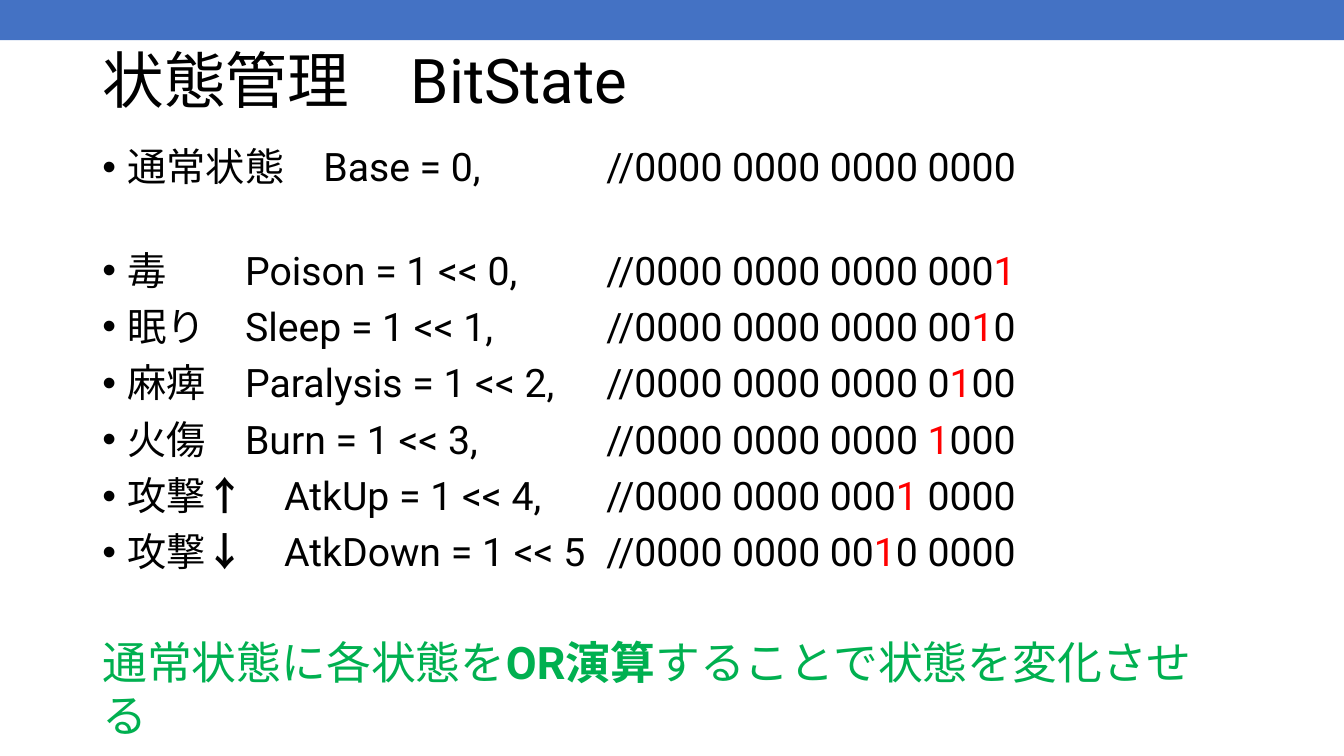
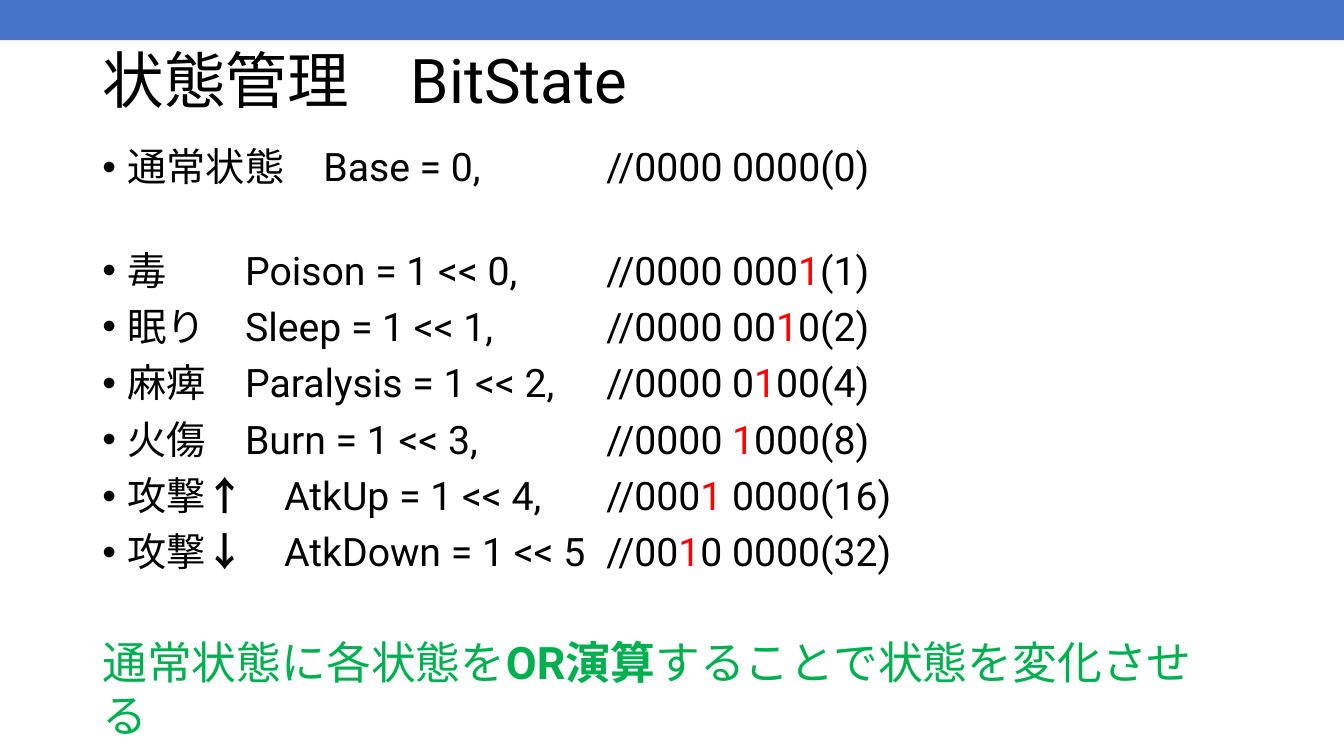
Before and after one commit to kic-murata/cpp2025, a slide deck: slide 12 of 授業資料/授業資料：ビット処理.pptx. Drawn at 1344x756 pixels with LibreOffice and Linux fonts; fonts in the diff are those of the drawing. Boxes give left, top, right and bottom in pixels: in the first picture for what was removed or moved away, otherwise in the second. Text is boxed around its words. In the diff, an @@ line names an element or a change of style, - is before the commit and + after.

```diff
--- a/授業資料/授業資料：ビット処理.pptx
+++ b/授業資料/授業資料：ビット処理.pptx
@@ text at [128, 148, 891, 575]: text changed @@
-• 通常状態 Base = 0, //0000 0000 0000 0000
-• 毒 Poison = 1 << 0, //0000 0000 0000 0001
-• 眠り Sleep = 1 << 1, //0000 0000 0000 0010
-• 麻痺 Paralysis = 1 << 2, //0000 0000 0000 0100
-• 火傷 Burn = 1 << 3, //0000 0000 0000 1000
-• 攻撃↑ AtkUp = 1 << 4, //0000 0000 0001 0000
-• 攻撃↓ AtkDown = 1 << 5 //0000 0000 0010 0000
+• 通常状態 Base = 0, //0000 0000(0)
+• 毒 Poison = 1 << 0, //0000 0001(1)
+• 眠り Sleep = 1 << 1, //0000 0010(2)
+• 麻痺 Paralysis = 1 << 2, //0000 0100(4)
+• 火傷 Burn = 1 << 3, //0000 1000(8)
+• 攻撃↑ AtkUp = 1 << 4, //0001 0000(16)
+• 攻撃↓ AtkDown = 1 << 5 //0010 0000(32)
```
Also in this commit, not shown: 5 other slides changed, 12 slides removed, 3 other files.
